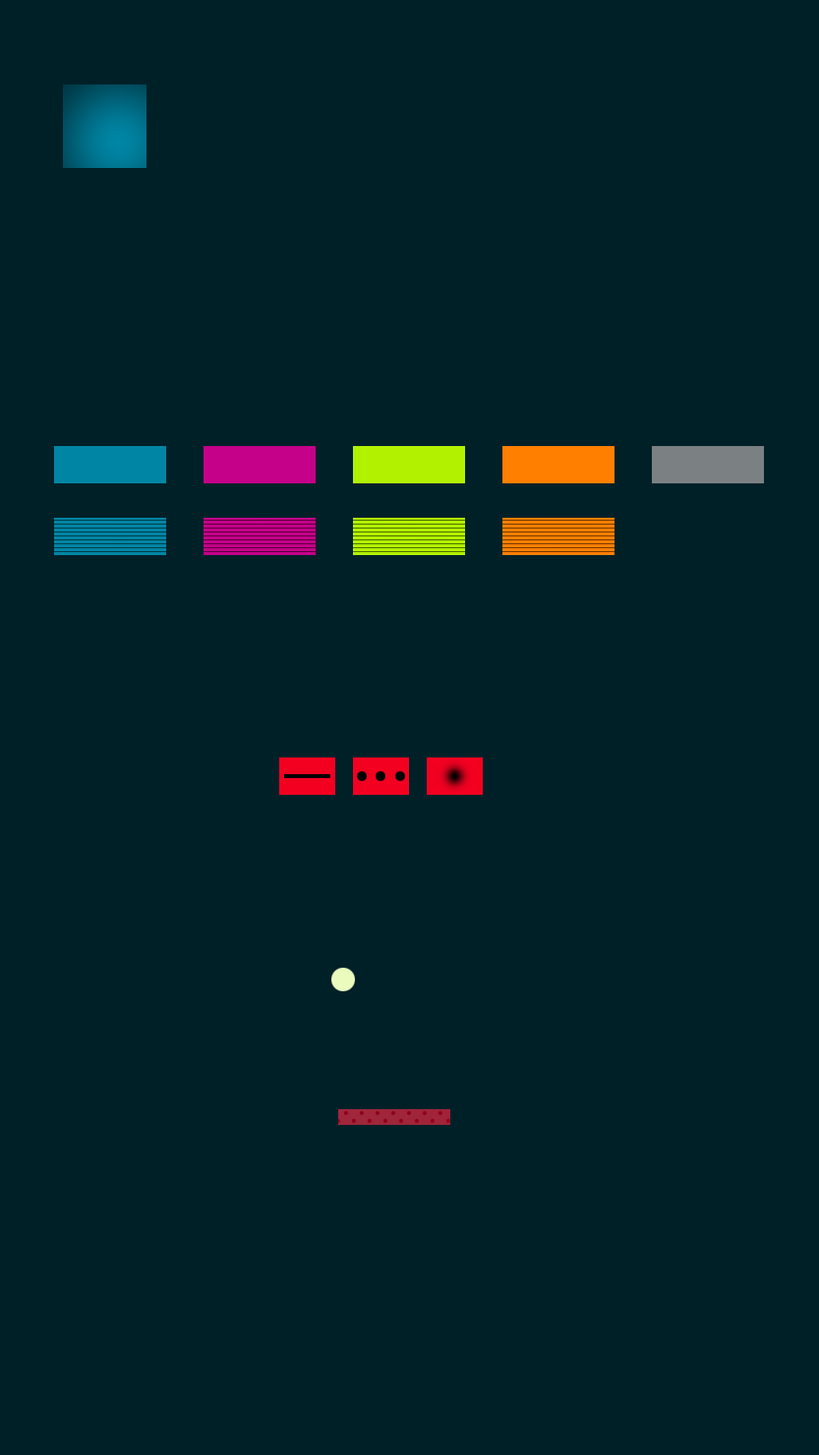
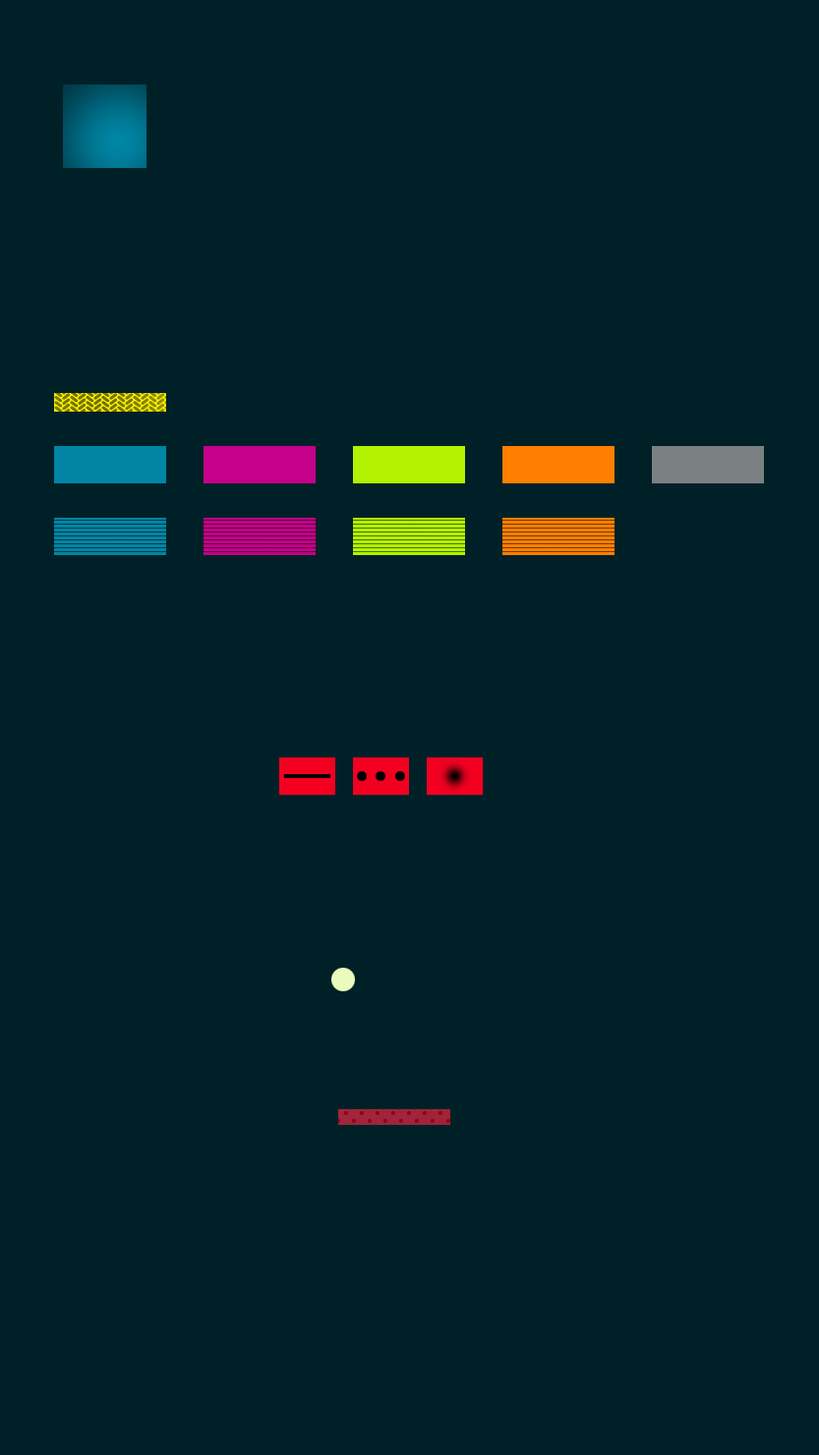
Two versions of the same layered image (819 × 1455). Layer-by-layer changes:
added layer "Brick-Bounce1" above "Brick-A1" over left=54, top=393, right=167, bottom=412
